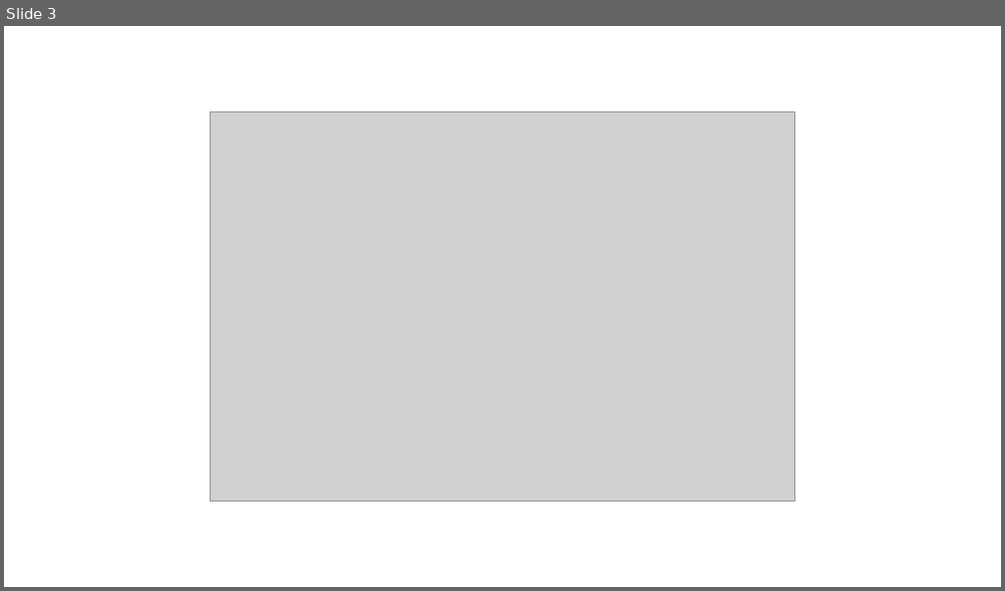
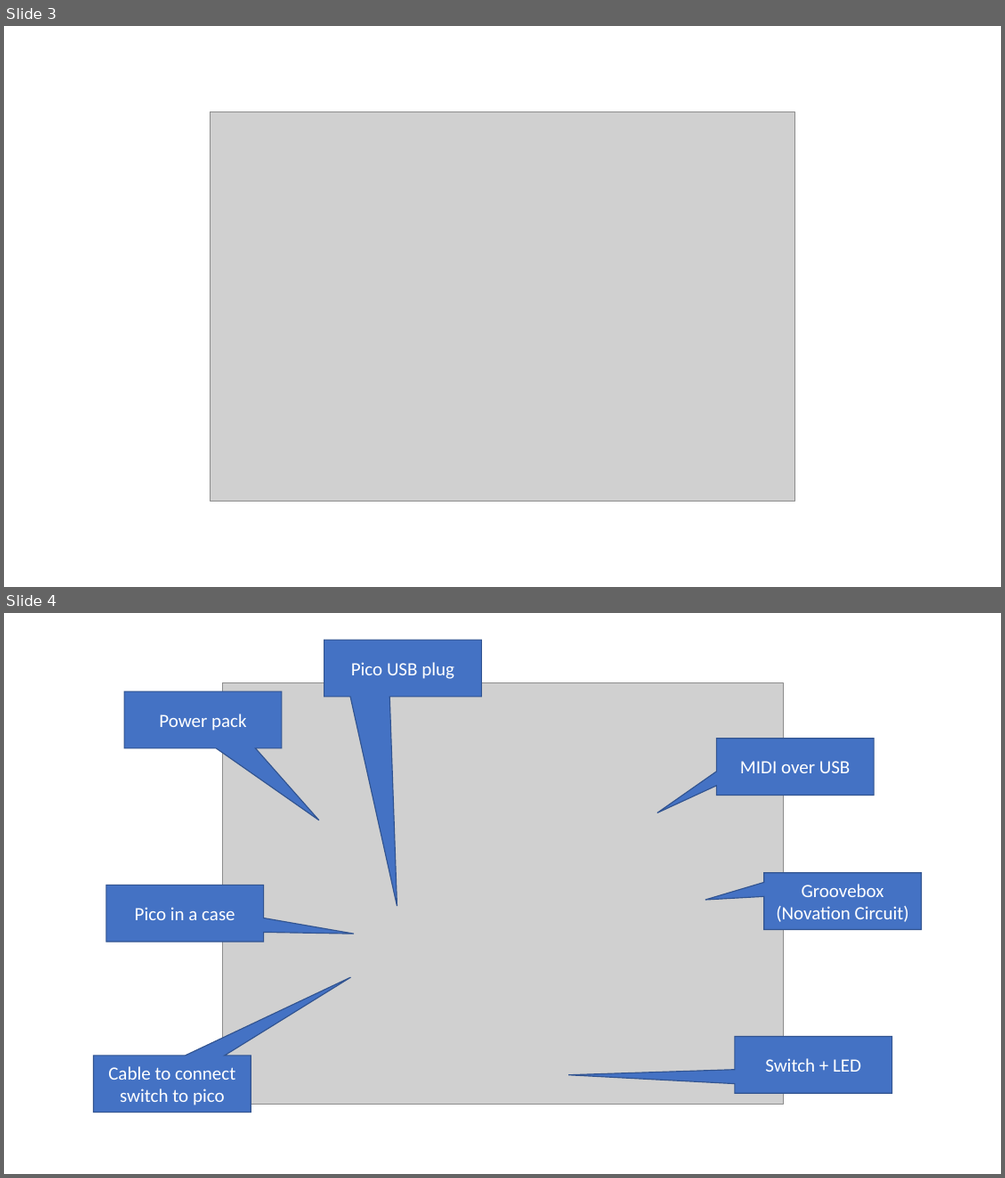
Before and after one commit to denybear/midibeat, a slide deck: pictures/midibeat.pptx. Shown one above the other, each under a label of ours: slide 3 before the commit, slides 3 and 4 after it. The pictures are 1005x591 and 1005x1178 pixels, drawn with LibreOffice and Linux fonts; fonts in the diff are those of the drawing; grey boxes stand for pictures. Boxes give left, top, right and bottom in pixels: in the first picture for what was removed or moved away, otherwise in the second. Text is boxed around its words. In the diff, an @@ line names an element or a change of style, - is before the commit and + after.

```diff
--- a/pictures/midibeat.pptx
+++ b/pictures/midibeat.pptx
@@ slide 4 added at [4, 613, 1001, 1174], background #FFFFFF @@
@@ group added at [94, 640, 921, 1112]: 7 speech boxes, 1 picture @@
+Groovebox (Novation Circuit)
+MIDI over USB
+Pico USB plug
+Power pack
+Switch + LED
+Cable to connect switch to pico
+Pico in a case
```
Also in this commit, not shown: 2 other files.
